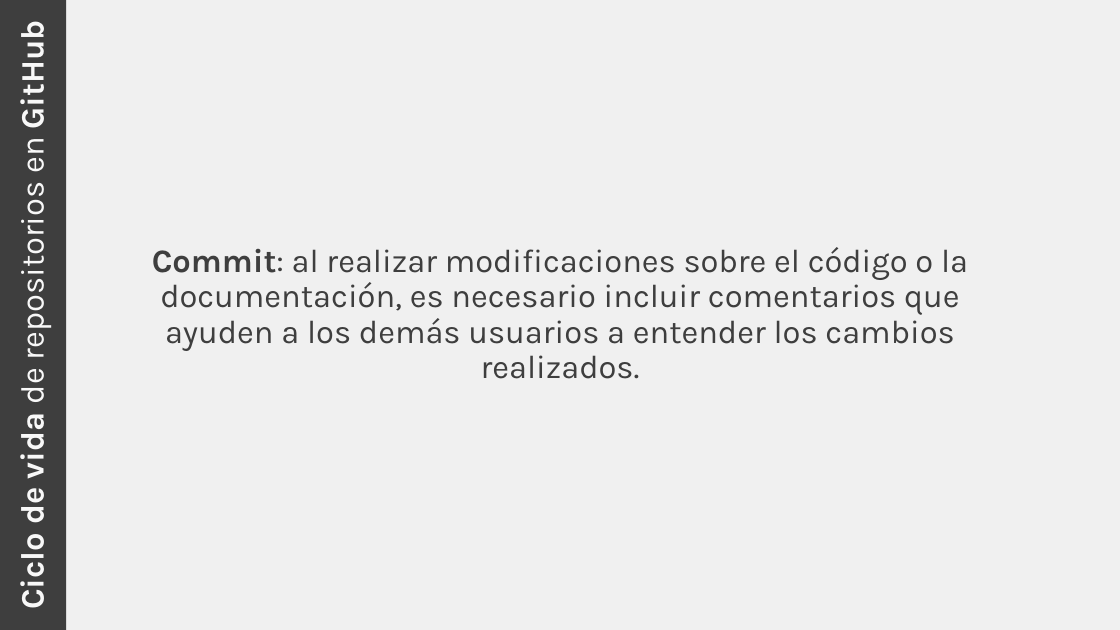
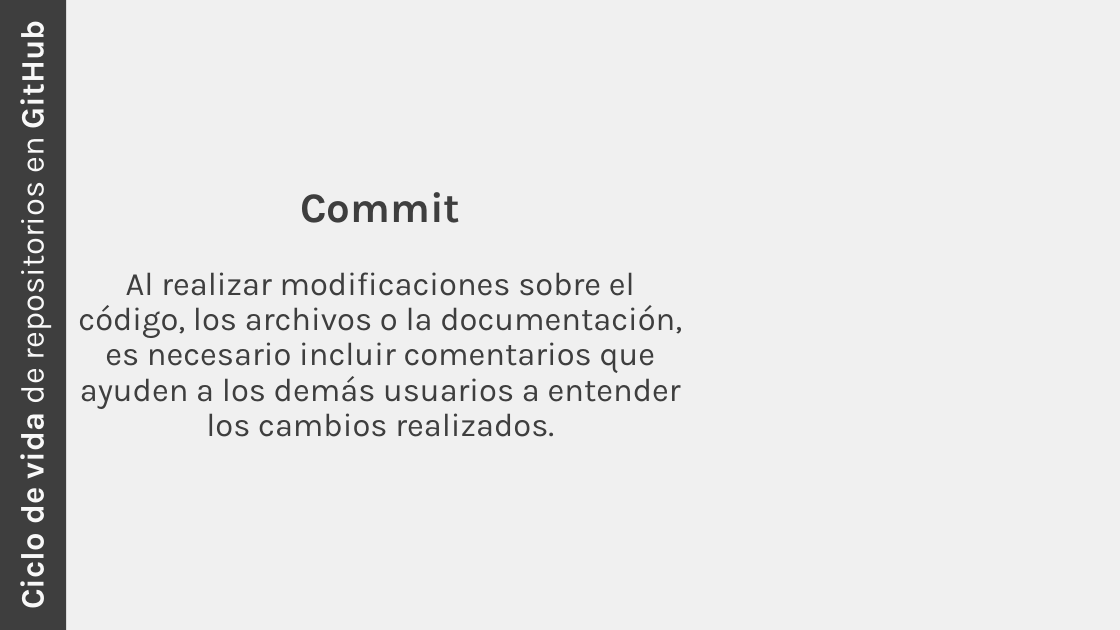
Before and after one commit to rcfdtools/R.TeachingResearchGuide, a slide deck: slide 20 of Section01/Section01.pptx (slide 21 before the commit). Drawn at 1120x630 pixels with LibreOffice and Linux fonts; fonts in the diff are those of the drawing. Boxes give left, top, right and bottom in pixels: in the first picture for what was removed or moved away, otherwise in the second. Text is boxed around its words. In the diff, an @@ line names an element or a change of style, - is before the commit and + after.

```diff
--- a/Section01/Section01.pptx
+++ b/Section01/Section01.pptx
@@ text at [78, 192, 682, 437]: text changed @@
-Commit: al realizar modificaciones sobre el código o la documentación, es necesario incluir comentarios que ayuden a los demás usuarios a entender los cambios realizados.
+Commit
+Al realizar modificaciones sobre el código, los archivos o la documentación, es necesario incluir comentarios que ayuden a los demás usuarios a entender los cambios realizados.
```
Also in this commit, not shown: 22 other slides changed, 1 slide added, 1 slide removed, 6 other files.
